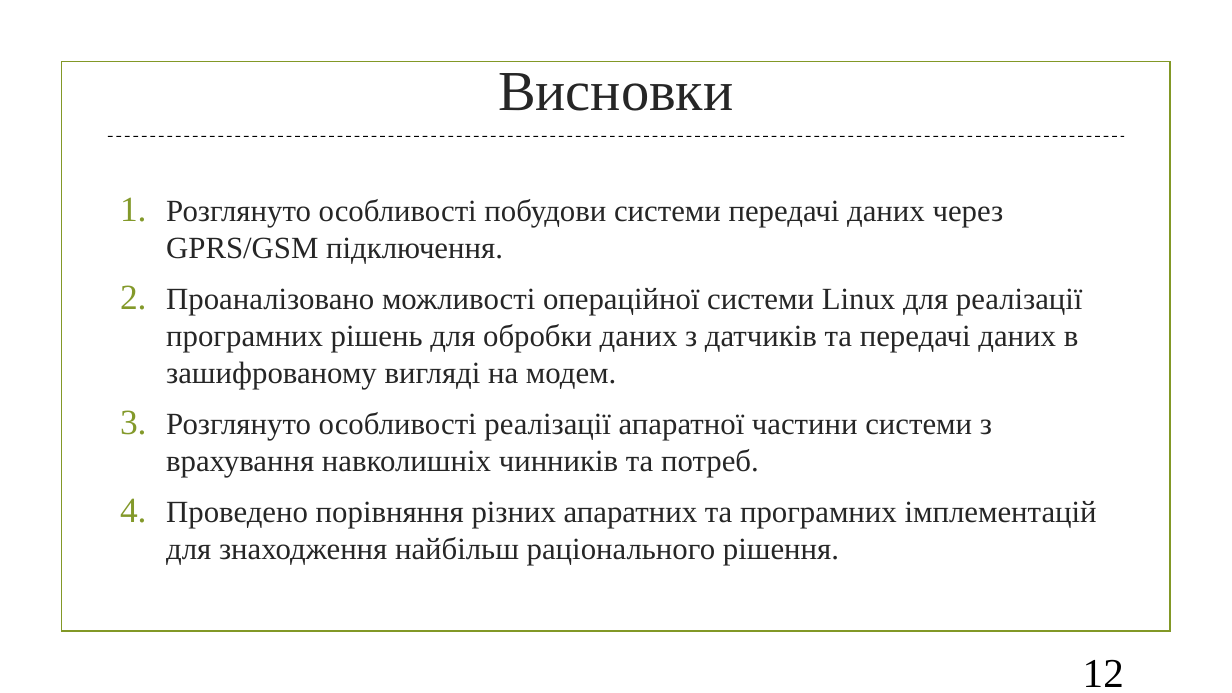
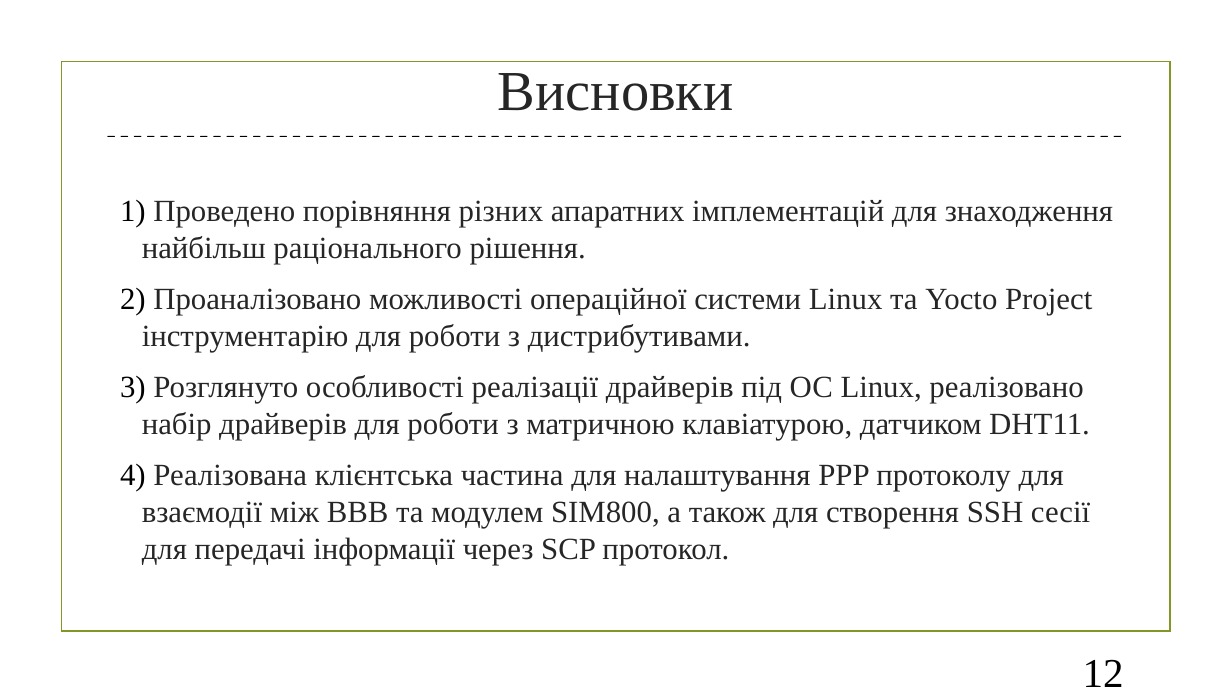
Before and after one commit to MykytaOpanyuk/AgrarInformer_diploma, a slide deck: slide 12 of presentation/Presentation_final_diploma.pptx. Drawn at 1232x693 pixels with LibreOffice and Linux fonts; fonts in the diff are those of the drawing; background and template pictures are left out. Boxes give left, top, right and bottom in pixels: in the first picture for what was removed or moved away, otherwise in the second. Text is boxed around its words. In the diff, an @@ line names an element or a change of style, - is before the commit and + after.

```diff
--- a/presentation/Presentation_final_diploma.pptx
+++ b/presentation/Presentation_final_diploma.pptx
@@ text at [142,200,1113,565]: text changed @@
-1. Розглянуто особливості побудови системи передачі даних через GPRS/GSM підключення.
-2. Проаналізовано можливості операційної системи Linux для реалізації програмних рішень для обробки даних з датчиків та передачі даних в зашифрованому вигляді на модем.
-3. Розглянуто особливості реалізації апаратної частини системи з врахування навколишніх чинників та потреб.
-4. Проведено порівняння різних апаратних та програмних імплементацій для знаходження найбільш раціонального рішення.
+1) Проведено порівняння різних апаратних імплементацій для знаходження найбільш раціонального рішення.
+2) Проаналізовано можливості операційної системи Linux та Yocto Project інструментарію для роботи з дистрибутивами.
+3) Розглянуто особливості реалізації драйверів під ОС Linux, реалізовано набір драйверів для роботи з матричною клавіатурою, датчиком DHT11.
+4) Реалізована клієнтська частина для налаштування PPP протоколу для взаємодії між BBB та модулем SIM800, а також для створення SSH сесії для передачі інформації через SCP протокол.
```
Also in this commit, not shown: 10 other slides changed, 2 slides added, 2 slides removed, 6 other files.
